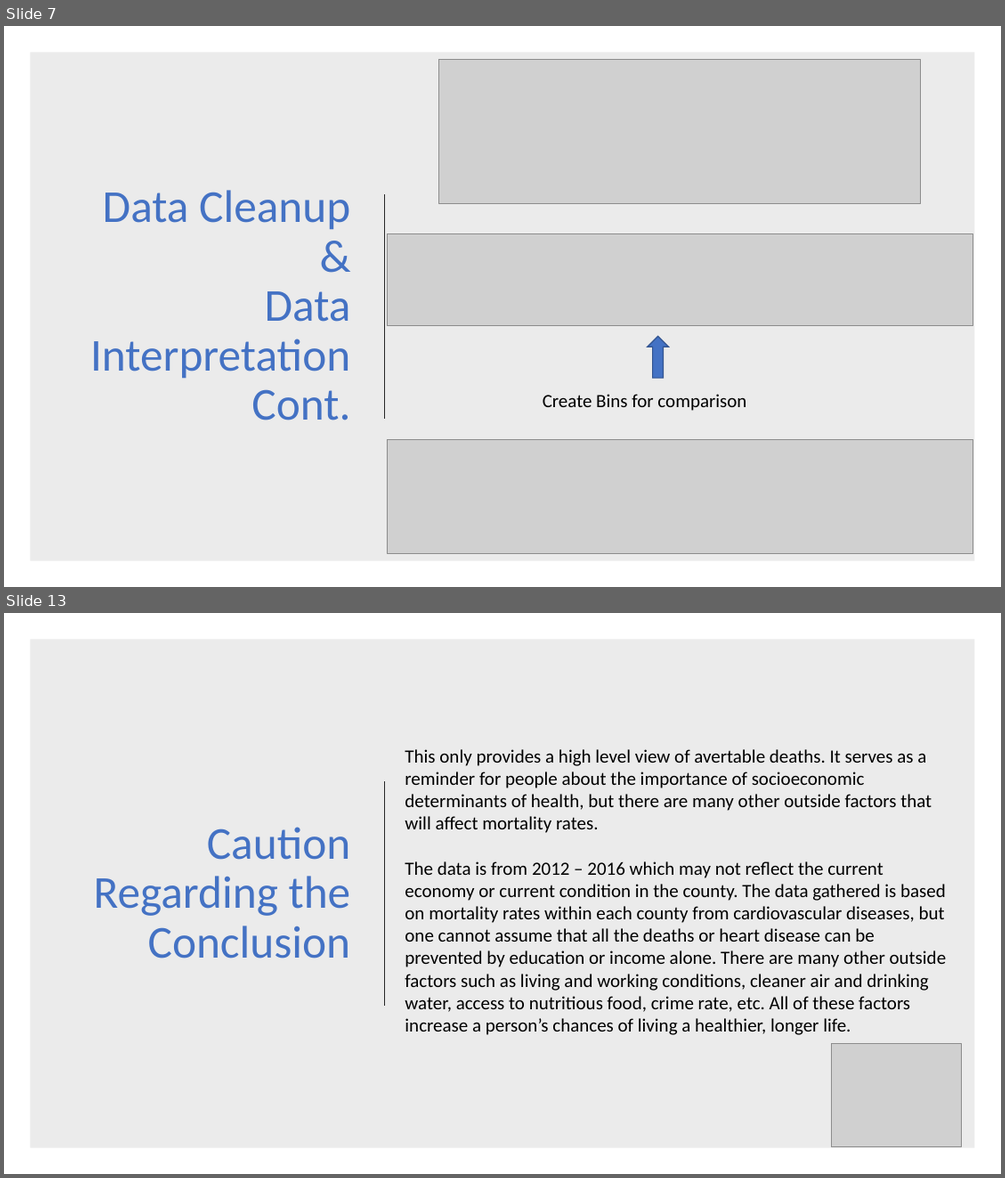
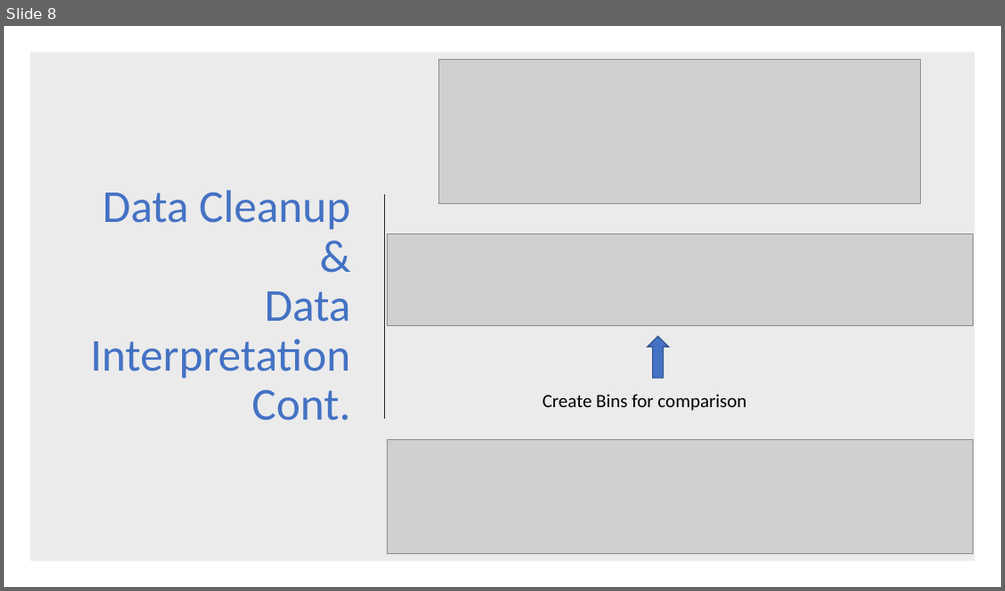
Before and after one commit to coreykretzmer9/CVD_Final_Project, a slide deck: First Project Data and Code/Cardiovascular Mortality Presentation CJK edits.pptx. Shown one above the other, each under a label of ours: slides 7 and 13 before the commit, slide 8 after it; the slides between them are not shown. The pictures are 1005x1178 and 1005x591 pixels, drawn with LibreOffice and Linux fonts; fonts in the diff are those of the drawing; grey boxes stand for pictures. Boxes give left, top, right and bottom in pixels: in the first picture for what was removed or moved away, otherwise in the second. Text is boxed around its words. In the diff, an @@ line names an element or a change of style, - is before the commit and + after.

```diff
--- a/First Project Data and Code/Cardiovascular Mortality Presentation CJK edits.pptx
+++ b/First Project Data and Code/Cardiovascular Mortality Presentation CJK edits.pptx
@@ slide 13 removed at (x1=4, y1=613, x2=1001, y2=1174), background #FFFFFF @@
@@ rectangle removed at (x1=30, y1=639, x2=975, y2=1148) @@
@@ text removed at (x1=404, y1=749, x2=947, y2=1035) @@
-This only provides a high level view of avertable deaths. It serves as a reminder for people about the importance of socioeconomic determinants of health, but there are many other outside factors that will affect mortality rates.
-The data is from 2012 – 2016 which may not reflect the current economy or current condition in the county. The data gathered is based on mortality rates within each county from cardiovascular diseases, but one cannot assume that all the deaths or heart disease can be prevented by education or income alone. There are many other outside factors such as living and working conditions, cleaner air and drinking water, access to nutritious food, crime rate, etc. All of these factors increase a person’s chances of living a healthier, longer life.
@@ line removed from (385, 781) to (385, 1005) @@
@@ title removed at (x1=94, y1=827, x2=351, y2=958) @@
-Caution Regarding the Conclusion
@@ picture removed at (x1=831, y1=1043, x2=961, y2=1147) @@
@@ what was slide 7 is now slide 8 @@
```
Also in this commit, not shown: 4 slides changed, 2 slides added, 6 other slides removed, 9 other files.
